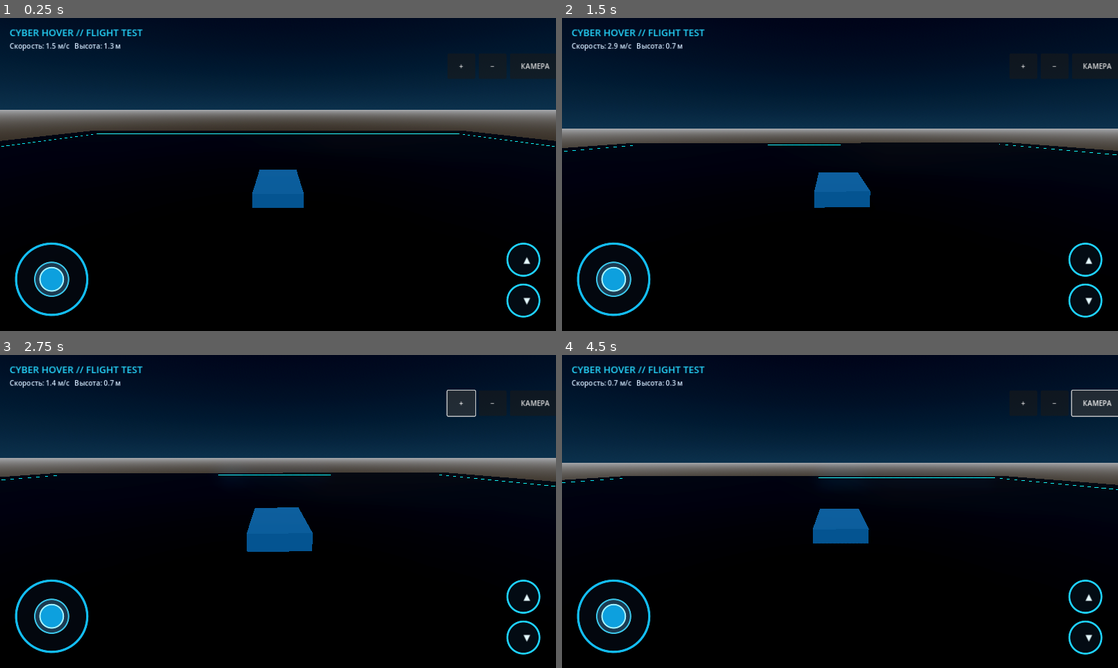
Above: before the commit, frames 1-4 (two rows, left to right).
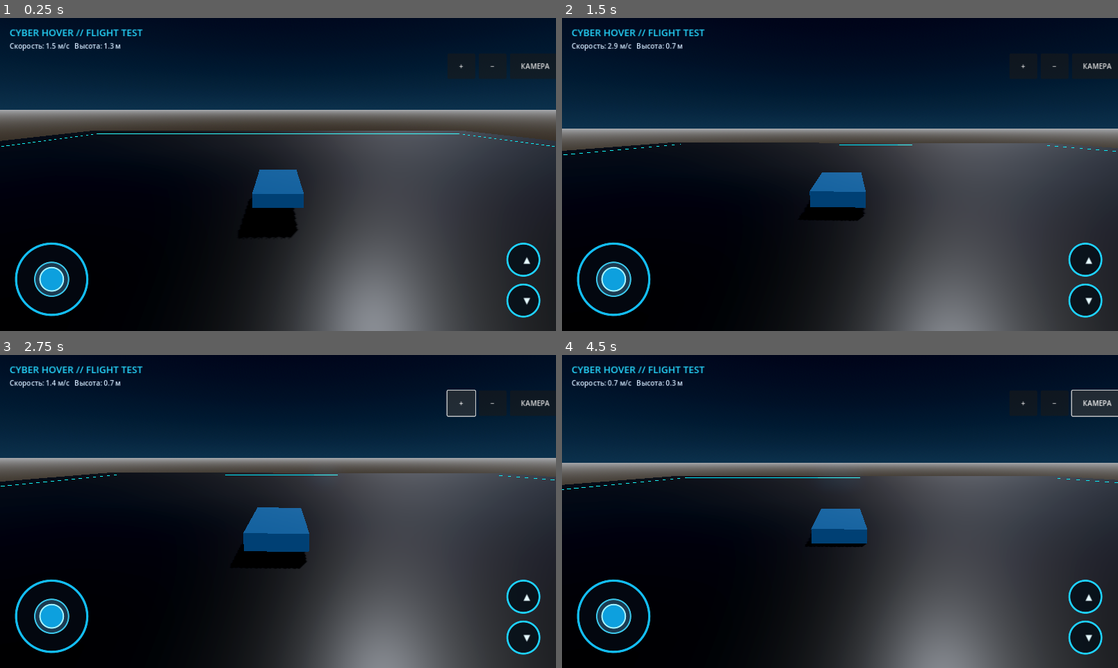
Above: after the commit, the same moments.

Repository: a89526425040-creator/CyberHoverDemo
Game: Godot game, scene res://main.tscn
Two runs of this game, one before a commit and one after it. Both use one fixed random seed, a clock stepped at 60 frames per second and the inputs below.
Inputs (mouse positions are in pixels of both pictures, inside the frame that each line leads up to):
- Up to frame 1 (0.25 s): no input
- Up to frame 2 (1.5 s): tap Enter at 0.5 s; move the mouse to (962, 158) at 0.52 s; hold D 0.53-1.25 s; tap Ctrl at 0.6 s; click (962, 158) at 0.67 s; tap Space at 0.77 s; drag from (728, 190) to (812, 237) at 1.27 s
- Up to frame 3 (2.75 s): click "+" at 2 s
- Up to frame 4 (4.5 s): click "−" at 2.75 s; click "КАМЕРА" at 3.5 s; click "ВОЗВРАТ" at 4.25 s

The runs differ from the first frame. In frame 1, 33% of the frame differs, in the area x 36-100%, y 36-100%; in frame 2, 31%; in frame 3, 32%; in frame 4, 32%.

Commit message:
Move chase camera to opposite side behind hovercraft

Diff:
--- a/scripts/world.gd
+++ b/scripts/world.gd
@@ -235,7 +235,7 @@
     camera.fov = 68
     add_child(camera)
     # Start behind and above the hovercraft so the complete vehicle is visible.
-    camera.global_position = Vector3(0, 8.0, 14.0)
+    camera.global_position = Vector3(0, 8.0, -14.0)
     camera.look_at(Vector3(0, 1.5, 0), Vector3.UP)
 
 func _make_hud() -> void:
@@ -380,7 +380,7 @@
     var vertical_offset := 3.0
     var horizontal_offset := sqrt(maxf(camera_distance * camera_distance - vertical_offset * vertical_offset, 0.1))
     var target := vehicle.global_position + Vector3(0, 0.65, 0)
-    var desired := vehicle.global_position + vehicle.global_transform.basis * Vector3(0, vertical_offset, rear_offset + horizontal_offset)
+    var desired := vehicle.global_position + vehicle.global_transform.basis * Vector3(0, vertical_offset, -(rear_offset + horizontal_offset))
     camera.global_position = camera.global_position.lerp(desired, minf(delta * 5.0, 1.0))
     camera.look_at(target, Vector3.UP)
     telemetry.text = "Скорость: %.1f м/с   Высота: %.1f м" % [vehicle.linear_velocity.length(), vehicle.global_position.y]
